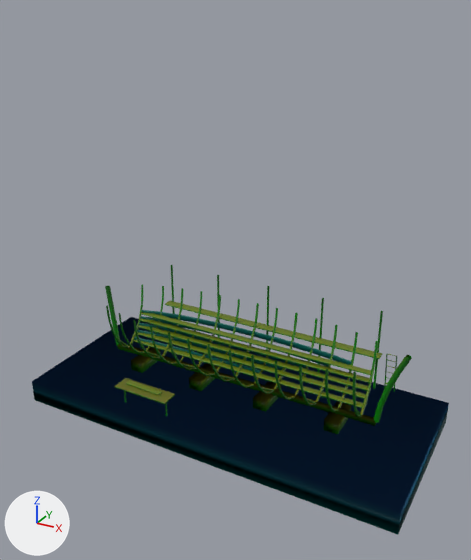
Before and after pictures for a commit that changed the glTF model assets/environments/kits/haluna/dace_hull_frame.glb.
Before and after are seen from a camera (50 mm lens) standing at (11.1, -20.2, 15.7) and looking at (1.2, -2.1, 6.7). Every picture has the same lights, and +X, +Y and +Z are marked at lower left. The picture after the commit comes second. Vertices at exactly the same position are counted once.

Before the edit, the objects in view are built like this:
```python
me_dace_hull_frame = bpy.data.meshes.new('dace_hull_frame')
me_dace_hull_frame.from_pydata(...)  # 1994 vertices, 3538 faces; spans x -8.0..8.0, y -3.5..3.5, z -0.4..4.2
# faces by material slot: [3316, 174, 48]
me_dace_hull_frame.materials.append(mat_kit_timber)
me_dace_hull_frame.materials.append(mat_kit_driftwood)
me_dace_hull_frame.materials.append(mat_kit_interior_dark)
me_dace_hull_frame_lod1 = bpy.data.meshes.new('dace_hull_frame-lod1')
me_dace_hull_frame_lod1.from_pydata(...)  # 369 vertices, 608 faces; spans x -8.0..8.0, y -3.5..3.5, z -0.4..4.2
# faces by material slot: [548, 12, 48]
me_dace_hull_frame_lod1.materials.append(mat_kit_timber)
me_dace_hull_frame_lod1.materials.append(mat_kit_driftwood)
me_dace_hull_frame_lod1.materials.append(mat_kit_interior_dark)
ob_dace_hull_frame = bpy.data.objects.new('dace_hull_frame', me_dace_hull_frame)
ob_dace_hull_frame.location = (0.0, 0.0, 0.0)
ob_dace_hull_frame_lod1 = bpy.data.objects.new('dace_hull_frame-lod1', me_dace_hull_frame_lod1)
ob_dace_hull_frame_lod1.location = (0.0, 0.0, 0.0)
```
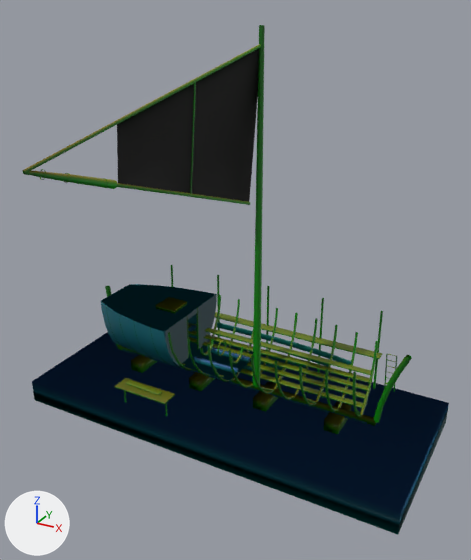
What differs and where, as boxes (x1, y1, x2, y2) in the pictures (471 x 560 px):
'dace_hull_frame', reshaped (89% taller): before (32, 265, 449, 535); after (22, 25, 449, 535)
'dace_hull_frame-lod1', reshaped: before (106, 285, 412, 426); after (23, 31, 412, 421)
part 1 of me_dace_hull_frame, added: after (196, 308, 199, 350)
part 2 of me_dace_hull_frame, added: after (207, 346, 250, 363)
part 3 of me_dace_hull_frame, added: after (194, 356, 238, 374)
part 4 of me_dace_hull_frame, added: after (156, 297, 187, 313)
part 5 of me_dace_hull_frame, added: after (123, 349, 367, 424)
part 6 of me_dace_hull_frame, built on: before (134, 310, 235, 362); after (22, 25, 265, 387)
part 7 of me_dace_hull_frame_lod1, added: after (23, 31, 265, 384)

The change, as a diff of the scene's bpy script:
```diff
--- a/assets/environments/kits/haluna/dace_hull_frame.glb.py
+++ b/assets/environments/kits/haluna/dace_hull_frame.glb.py
@@ mat_kit_cloth_sand @@
+mat_kit_cloth_sand = bpy.data.materials.new('kit_cloth_sand')
+# nodes: BsdfPrincipled, Mix, OutputMaterial, VertexColor
+# colours: white #e7e7e7, mixed with the vertex colours
@@ mat_kit_keth_red @@
+mat_kit_keth_red = bpy.data.materials.new('kit_keth_red')
+# nodes: BsdfPrincipled, Mix, OutputMaterial, VertexColor
+# colours: white #e7e7e7, mixed with the vertex colours
@@ mat_kit_iskarra_bronze @@
+mat_kit_iskarra_bronze = bpy.data.materials.new('kit_iskarra_bronze')
+# nodes: BsdfPrincipled, Mix, OutputMaterial, VertexColor
+# colours: white #e7e7e7, mixed with the vertex colours
@@ mat_kit_lashing @@
+mat_kit_lashing = bpy.data.materials.new('kit_lashing')
+# nodes: BsdfPrincipled, Mix, OutputMaterial, VertexColor
+# colours: white #e7e7e7, mixed with the vertex colours
@@ mat_kit_lowlight_copper @@
+mat_kit_lowlight_copper = bpy.data.materials.new('kit_lowlight_copper')
+# nodes: BsdfPrincipled, Mix, OutputMaterial, VertexColor
+# colours: white #e7e7e7, mixed with the vertex colours
@@ me_dace_hull_frame @@
-me_dace_hull_frame.from_pydata(...)  # 1994 vertices, 3538 faces; spans x -8.0..8.0, y -3.5..3.5, z -0.4..4.2
+me_dace_hull_frame.from_pydata(...)  # 2868 vertices, 4640 faces; spans x -8.0..8.0, y -8.5..3.5, z -0.4..14.8
+# me_dace_hull_frame part 1: the loose piece of 8 vertices spanning x -1.5, y -2.8, z 0.6..1.4 is copied, and the copy is scaled about its middle by (1.25, 1.25, 2.38), then moved by (-0.5, 3.2, 1.8); it spans x -2.0, y 0.3..0.4, z 1.9..3.8
+# me_dace_hull_frame part 2: a new loose piece, a box spanning x -1.6..0.4, y 0.43..0.57, z 1.85..2.05, in mat_kit_timber
+# me_dace_hull_frame part 3: a new loose piece, a box spanning x -1.6..0.4, y -0.57..-0.43, z 1.85..2.05, in mat_kit_timber
+# me_dace_hull_frame part 4: a new loose piece, a box spanning x -3.47..-2.53, y -0.47..0.47, z 3.81..3.95, in mat_kit_interior_dark
+# me_dace_hull_frame part 5: a new loose piece, a box spanning x -5.692..5.692, y -0.122..0.122, z 1.018..1.082, in mat_kit_iskarra_bronze
+# me_dace_hull_frame part 6: 339 vertices removed from x -5.4..-1.8, y 0.4..1.7, z 1.3..2.6; 969 vertices added at x -5.9..1.2, y -8.5..2.0, z 1.2..14.8
+# other edits to the shape of me_dace_hull_frame do not show in these pictures
 me_dace_hull_frame.materials.append(mat_kit_timber)
@@ me_dace_hull_frame @@
 me_dace_hull_frame.materials.append(mat_kit_interior_dark)
+me_dace_hull_frame.materials.append(mat_kit_iskarra_bronze)
+me_dace_hull_frame.materials.append(mat_kit_cloth_sand)
+me_dace_hull_frame.materials.append(mat_kit_keth_red)
+me_dace_hull_frame.materials.append(mat_kit_lowlight_copper)
+me_dace_hull_frame.materials.append(mat_kit_lashing)
@@ me_dace_hull_frame_lod1 @@
-me_dace_hull_frame_lod1.from_pydata(...)  # 369 vertices, 608 faces; spans x -8.0..8.0, y -3.5..3.5, z -0.4..4.2
+me_dace_hull_frame_lod1.from_pydata(...)  # 585 vertices, 842 faces; spans x -8.0..8.0, y -8.5..3.5, z -0.4..14.8
+# me_dace_hull_frame_lod1 part 7: 184 vertices added at x -5.9..1.1, y -8.5..2.0, z 1.2..14.8
+# other edits to the shape of me_dace_hull_frame_lod1 do not show in these pictures
 me_dace_hull_frame_lod1.materials.append(mat_kit_timber)
@@ me_dace_hull_frame_lod1 @@
 me_dace_hull_frame_lod1.materials.append(mat_kit_interior_dark)
+me_dace_hull_frame_lod1.materials.append(mat_kit_iskarra_bronze)
+me_dace_hull_frame_lod1.materials.append(mat_kit_cloth_sand)
+me_dace_hull_frame_lod1.materials.append(mat_kit_keth_red)
```
